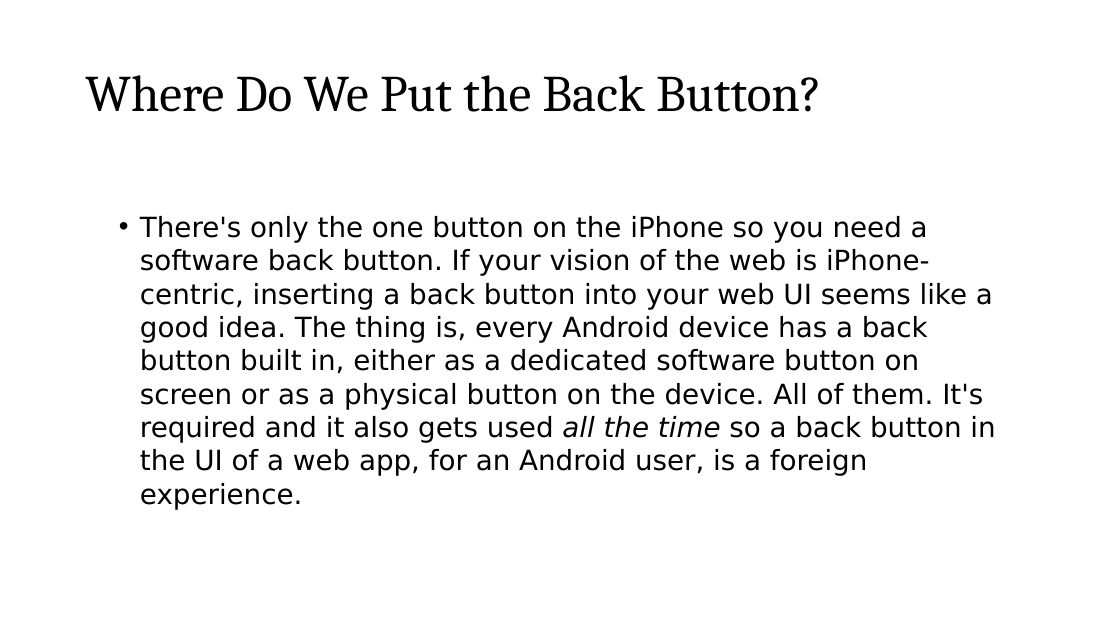
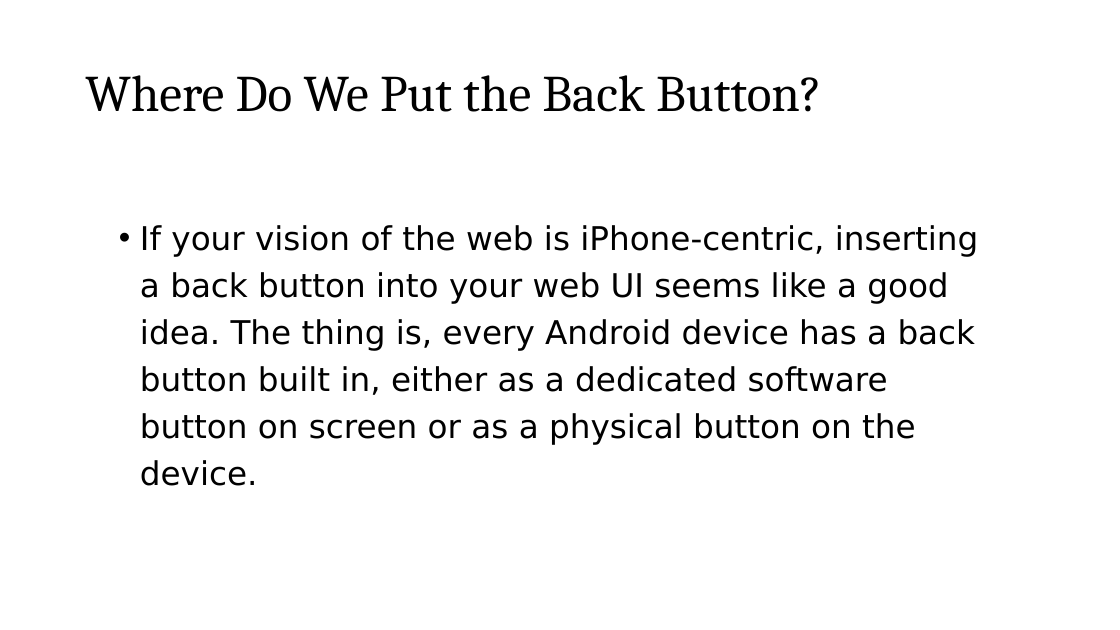
Before and after one commit to roblarsen/rob-larsen-presentations, a slide deck: slide 38 of wild-world-web.pptx (slide 49 before the commit). Drawn at 1120x630 pixels with LibreOffice and Linux fonts; fonts in the diff are those of the drawing; background and template pictures are left out. Boxes give left, top, right and bottom in pixels: in the first picture for what was removed or moved away, otherwise in the second. Text is boxed around its words. In the diff, an @@ line names an element or a change of style, - is before the commit and + after.

```diff
--- a/wild-world-web.pptx
+++ b/wild-world-web.pptx
@@ text at box(140, 225, 978, 486): text changed; size 23.8 to 28 pt @@
-• There's only the one button on the iPhone so you need a software back button. If your vision of the web is iPhone-centric, inserting a back button into your web UI seems like a good idea. The thing is, every Android device has a back button built in, either as a dedicated software button on screen or as a physical button on the device. All of them. It's required and it also gets used all the time so a back button in the UI of a web app, for an Android user, is a foreign experience.
+• If your vision of the web is iPhone-centric, inserting a back button into your web UI seems like a good idea. The thing is, every Android device has a back button built in, either as a dedicated software button on screen or as a physical button on the device.
```
Also in this commit, not shown: 28 other slides changed, 7 slides added, 17 slides removed.
